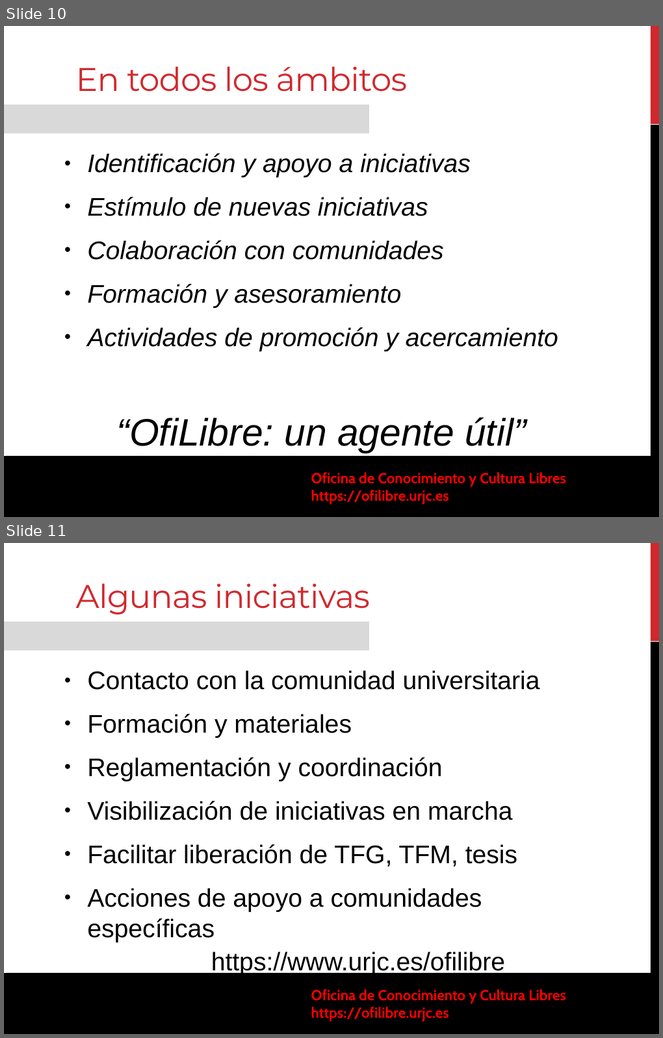
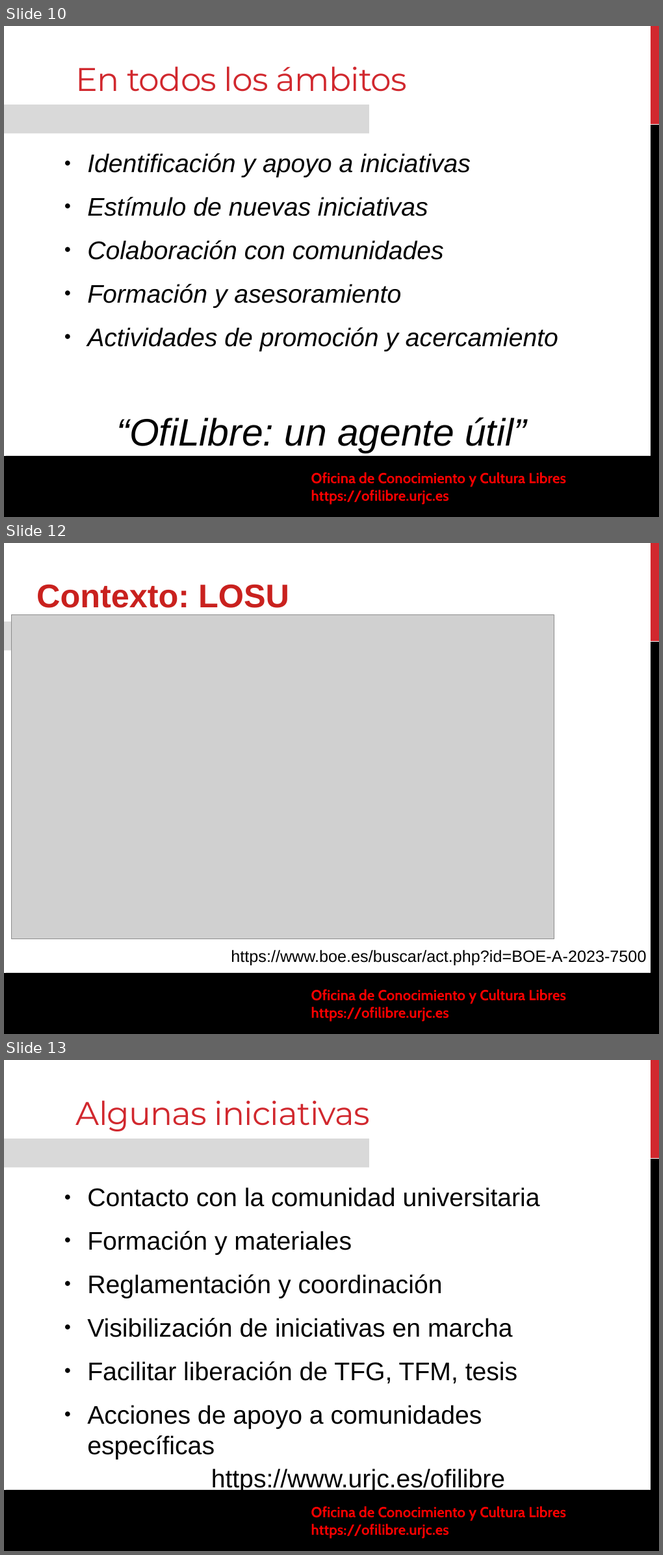
Before and after one commit to gabrielIzquierdo/OfiLibreGabri.github.io, a slide deck: static/transpas/ofilibre/Ofilibre-presentacion.odp. Shown one above the other, each under a label of ours: slides 10 and 11 before the commit, slides 10, 12 and 13 after it; the slides between them are not shown. The pictures are 663x1038 and 663x1555 pixels, drawn with LibreOffice and Linux fonts; fonts in the diff are those of the drawing; grey boxes stand for pictures; background and template pictures are left out. Boxes give left, top, right and bottom in pixels: in the first picture for what was removed or moved away, otherwise in the second. Text is boxed around its words. In the diff, an @@ line names an element or a change of style, - is before the commit and + after.

```diff
--- a/static/transpas/ofilibre/Ofilibre-presentacion.odp
+++ b/static/transpas/ofilibre/Ofilibre-presentacion.odp
@@ slide 12 added at (x1=4, y1=543, x2=659, y2=1034), background #FFFFFF; not listed: 5 template elements that a slide beside it also shows @@
@@ text added at (x1=36, y1=585, x2=289, y2=608), 36 pt, text #C9211E, bold @@
+Contexto: LOSU
@@ picture added at (x1=12, y1=615, x2=555, y2=939) @@
@@ text added at (x1=231, y1=950, x2=646, y2=965), 18 pt, text #000000 @@
+https://www.boe.es/buscar/act.php?id=BOE-A-2023-7500
@@ what was slide 11 is now slide 13 @@
```
Also in this commit, not shown: 2 slides changed, 1 other slide added, 1 other file.
